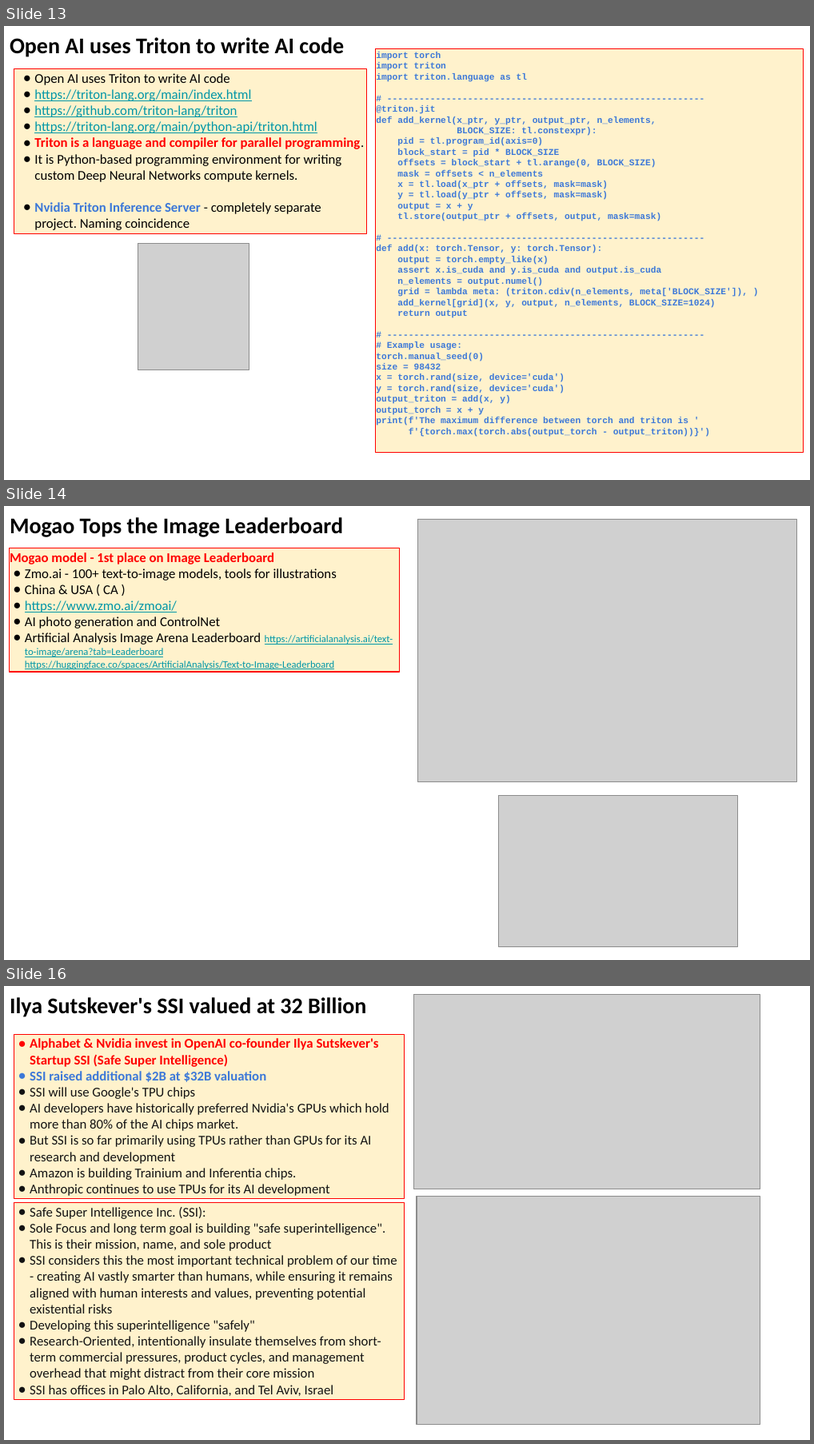
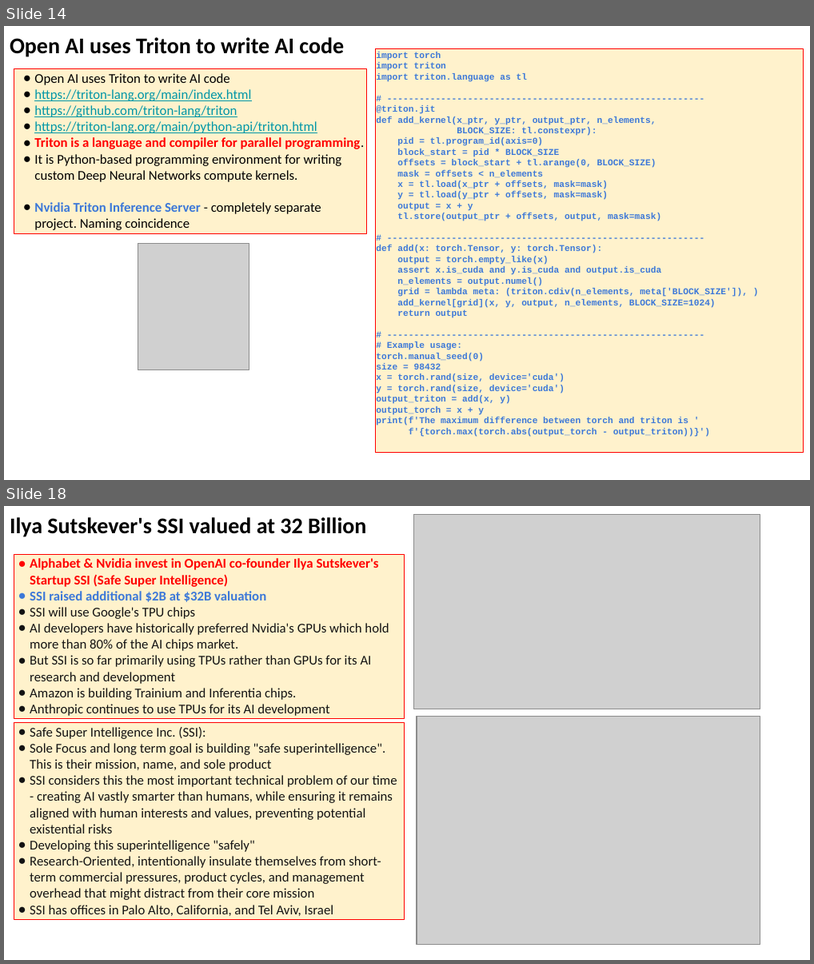
Before and after one commit to lselector/seminar, a slide deck: 2025/2025-04-18-AI-Updates.pptx. Shown one above the other, each under a label of ours: slides 13, 14 and 16 before the commit, slides 14 and 18 after it; the slides between them are not shown. The pictures are 814x1444 and 814x964 pixels, drawn with LibreOffice and Linux fonts; fonts in the diff are those of the drawing; grey boxes stand for pictures. Boxes give left, top, right and bottom in pixels: in the first picture for what was removed or moved away, otherwise in the second. Text is boxed around its words. In the diff, an @@ line names an element or a change of style, - is before the commit and + after.

```diff
--- a/2025/2025-04-18-AI-Updates.pptx
+++ b/2025/2025-04-18-AI-Updates.pptx
@@ slide 14 removed at (x1=4, y1=506, x2=810, y2=960), background #FFFFFF @@
@@ text removed at (x1=10, y1=517, x2=343, y2=537) @@
-Mogao Tops the Image Leaderboard
@@ picture removed at (x1=418, y1=520, x2=798, y2=782) @@
@@ rectangle removed at (x1=9, y1=548, x2=400, y2=672) @@
-Mogao model - 1st place on Image Leaderboard
-● Zmo.ai - 100+ text-to-image models, tools for illustrations
-● China & USA ( CA )
-● https://www.zmo.ai/zmoai/
-● AI photo generation and ControlNet
-● Artificial Analysis Image Arena Leaderboard https://artificialanalysis.ai/text-to-image/arena?tab=Leaderboard
-  https://huggingface.co/spaces/ArtificialAnalysis/Text-to-Image-Leaderboard
@@ picture removed at (x1=499, y1=795, x2=738, y2=945) @@
@@ what was slide 13 is now slide 14 @@
@@ what was slide 16 is now slide 18 @@
```
Also in this commit, not shown: 4 slides changed, 4 slides added.
